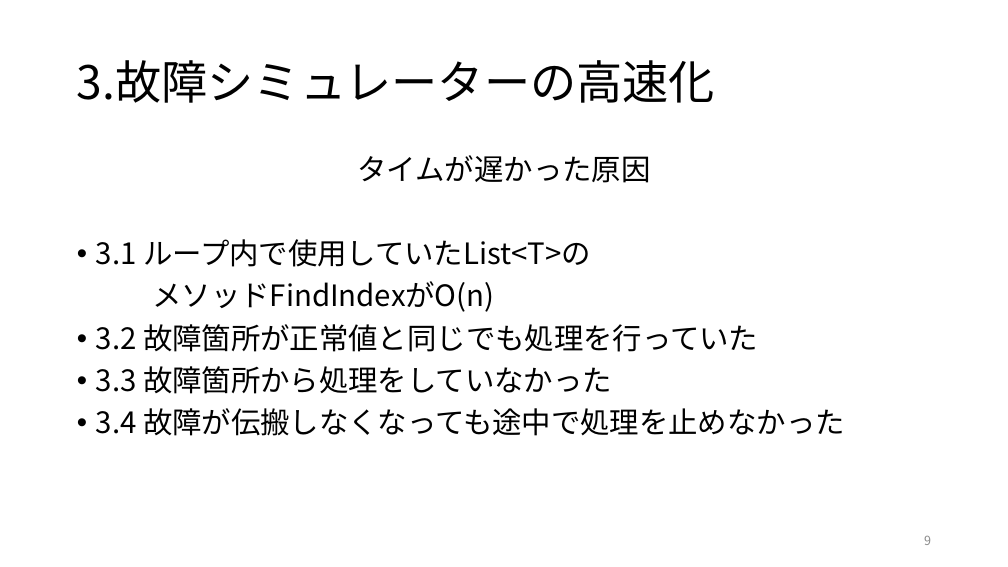
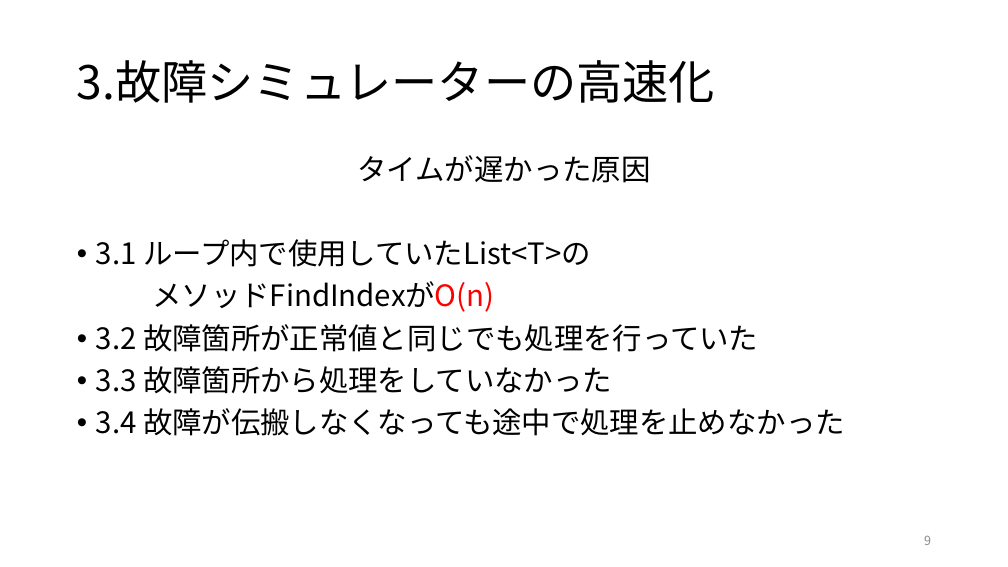
Before and after one commit to DJ956/CircuitSimulator, a slide deck: slide 9 of プレゼン.pptx. Drawn at 1008x567 pixels with LibreOffice and Linux fonts; fonts in the diff are those of the drawing. Boxes give left, top, right and bottom in pixels: in the first picture for what was removed or moved away, otherwise in the second. Text is boxed around its words. In the diff, an @@ line names an element or a change of style, - is before the commit and + after.

```diff
--- a/プレゼン.pptx
+++ b/プレゼン.pptx
@@ text at <box>152,281,494,312</box>: text colour #000000 to #FF0000 in "メソッドFindIndexがO(n)" @@
```
Also in this commit, not shown: 8 other slides changed, 1 slide added.
